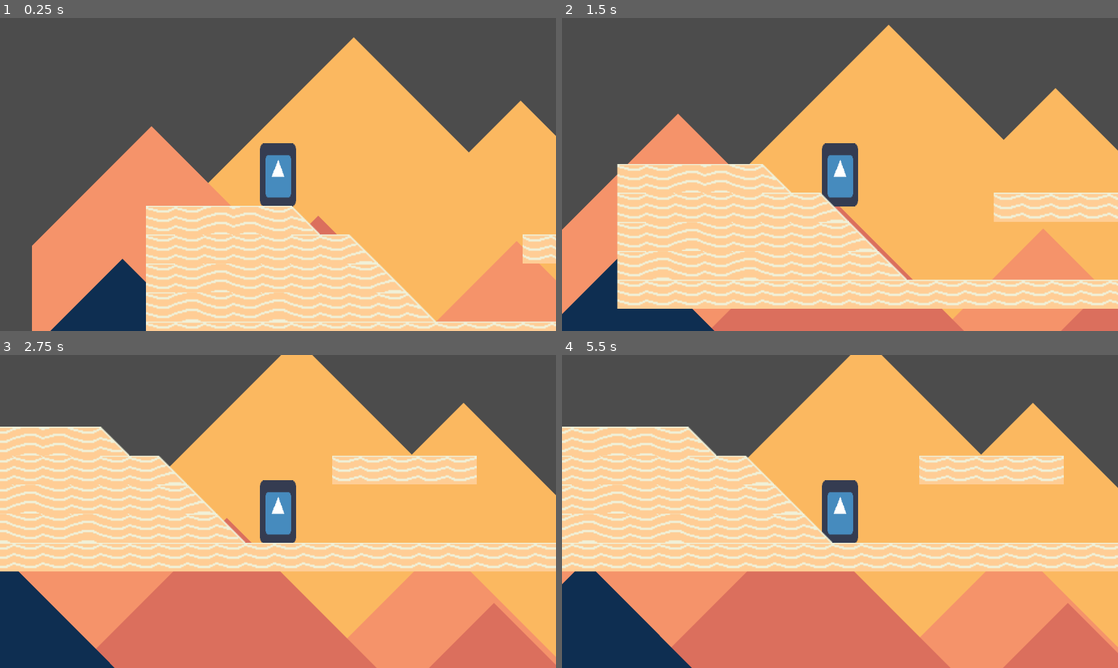
Above: before the commit, frames 1-4 (two rows, left to right).
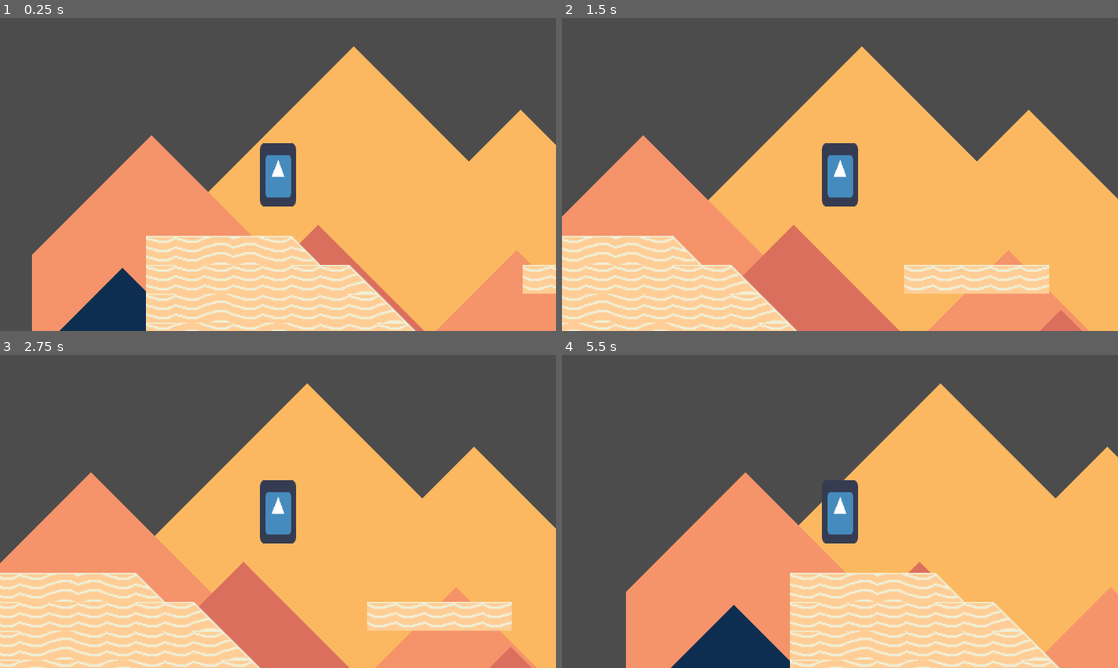
Above: after the commit, the same moments.

Repository: Streamfire/LeapDayPlatformer
Game: Godot game, scene res://internal/scenes/Main.tscn
The game is run twice, just before and just after one commit, with the same random seed, the same clock (stepped at 60 frames per second) and the same inputs. The engine's default icon, where the game draws it, is replaced by a stand-in: a white triangle on a blue panel in a dark square.
Inputs:
- Up to frame 1 (0.25 s): no input
- Up to frame 2 (1.5 s): tap Enter at 0.5 s; hold D (Move_Right) 0.53-1.28 s; tap Space (Move_Jump) at 0.6, 0.77, 1.07, 1.35 s; hold A (Move_Left) from 1.28 s (still down)
- Up to frame 3 (2.75 s): tap Space (Move_Jump) at 1.52, 1.82, 2.1 s; release A (Move_Left) at 2.03 s; hold D (Move_Right) from 2.03 s (still down)
- Up to frame 4 (5.5 s): tap Space (Move_Jump) at 2.85, 3.02, 3.32, 3.6, 3.77, 4.07, 4.35, 4.52, 4.82, 5.1 s; release D (Move_Right) at 3.53 s; hold A (Move_Left) from 3.53 s (still down)

The runs differ from the first frame. In frame 1, 16% of the frame differs, in the area x 5-100%, y 6-100%; in frame 2, 40%; in frame 3, 52%; in frame 4, 63%, in the area x 0-100%, y 0-100%.

Commit message:
better movement no jumping

Diff:
--- a/internal/scenes/Level.tscn
+++ b/internal/scenes/Level.tscn
@@ -127,5 +127,6 @@
 [node name="TileMap" type="TileMap" parent="."]
 tile_set = SubResource( 8 )
 cell_size = Vector2( 25, 25 )
+collision_mask = 0
 format = 1
 tile_data = PoolIntArray( 2228260, 0, 0, 2293796, 0, 0, 2359332, 0, 0, 2424868, 0, 0, 2490368, 0, 0, 2490369, 0, 0, 249 …(1532 unchanged characters)…
--- a/internal/scenes/Main.tscn
+++ b/internal/scenes/Main.tscn
@@ -7,10 +7,10 @@
 
 [node name="Player" parent="." instance=ExtResource( 2 )]
 position = Vector2( 113.782, 897.129 )
-maxMoveSpeed = 5000.0
-jumpForce = 12000.0
-maxFallSpeed = 8500.0
-gravity = 4000.0
+MoveSpeed = 15000.0
+Acceleration = 0.1
+Deacceleration = 0.5
+gravity = 980.0
 
 [node name="Camera2D" type="Camera2D" parent="Player"]
 current = true
--- a/internal/scripts/PlayerController.gd
+++ b/internal/scripts/PlayerController.gd
@@ -1,33 +1,25 @@
 extends KinematicBody2D
 
 #moving
-#export(float) var moveForce = 5.0
-export(float) var maxMoveSpeed = 5.0
+export(float) var MoveSpeed = 50.0
+export(float) var Acceleration = 0.2
+export(float) var Deacceleration = 0.7
 #jumping
-export(float) var jumpForce=2000.0
-export(float) var maxFallSpeed = 5.0
-export(float) var gravity=2000.0
-export(int) var MaxJumpCount=2
-#sliding
-const maxWalkableSlope= 60
+export(float) var jumpForce=250.0
+export(float) var gravity=200.0
 
 
-var jump_count = 0
 var inputMotion = Vector2()
 var velocity = Vector2()
-var motion = Vector2()
 
-# Called when the node enters the scene tree for the first time.
+
+
 func _ready():
 	Global.Playernode = self
-	pass # Replace with function body.
 
 
 func _process(_delta):
-	if jump_count < MaxJumpCount and Input.is_action_just_pressed("Move_Jump"):
-		inputMotion.y = -jumpForce
-		jump_count += 1
-
+	#walking
 	if Input.is_action_pressed("Move_Left"):
 		inputMotion.x= -1
 	elif Input.is_action_pressed("Move_Right"):
@@ -36,14 +28,11 @@
 		inputMotion.x=0
 
 
-
 func _physics_process(delta):
-
-	# SPEED
-	velocity.x = inputMotion.x * maxMoveSpeed
-	velocity.y += gravity
-	if velocity.y > maxFallSpeed:
-		velocity.y = maxFallSpeed
+	if inputMotion.x != 0:
+		velocity.x = lerp(velocity.x, inputMotion.x * MoveSpeed, Acceleration)
+	else:
+		velocity.x = lerp(velocity.x, 0, Deacceleration)
 
 	move_and_slide(velocity*delta)
 	pass
